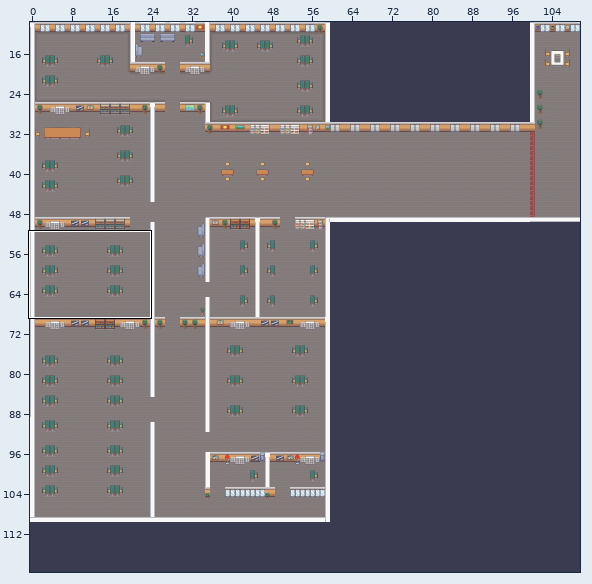
One commit to this Tiled map: public/assets/map/map.tmx. The picture above shows the old version from afar; the outline marks the close-up.
Close-up. Before the edit:
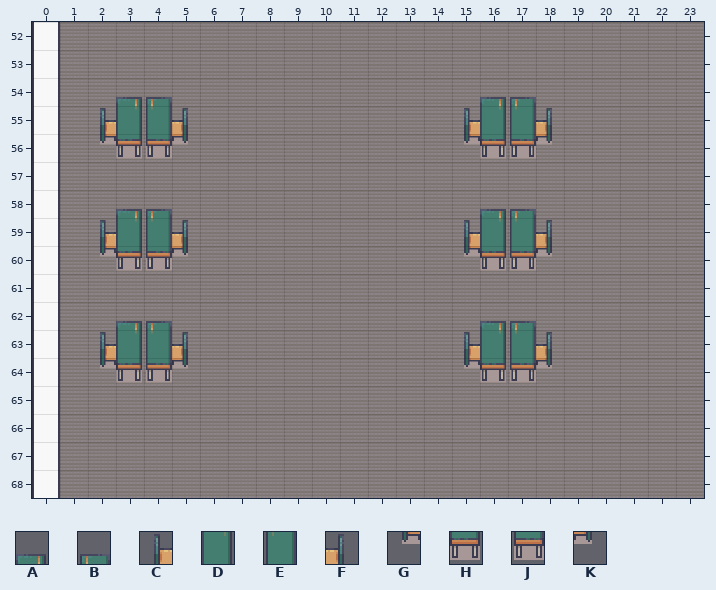
Cells are 32x32 px. Shown: x 0..23, y 52..68. The commit also changed other parts of the map, which this record leaves out.
Key: from "Interiors_free_32x32": A 568, B 571, C 583, D 584, E 587, F 588, G 599, H 600, J 603, K 604.
_ is an empty cell.
Layers that did not change in this view are not listed.
Layer "decorations" before, first column x 0:
52 ________________________
53 ________________________
54 ___AB___________AB______
55 __CDEF_________CDEF_____
56 __GHJK_________GHJK_____
57 ________________________
58 ___AB___________AB______
59 __CDEF_________CDEF_____
60 __GHJK_________GHJK_____
61 ________________________
62 ___AB___________AB______
63 __CDEF_________CDEF_____
64 __GHJK_________GHJK_____
65 ________________________
66 ________________________
67 ________________________
68 ________________________
And afterwards:
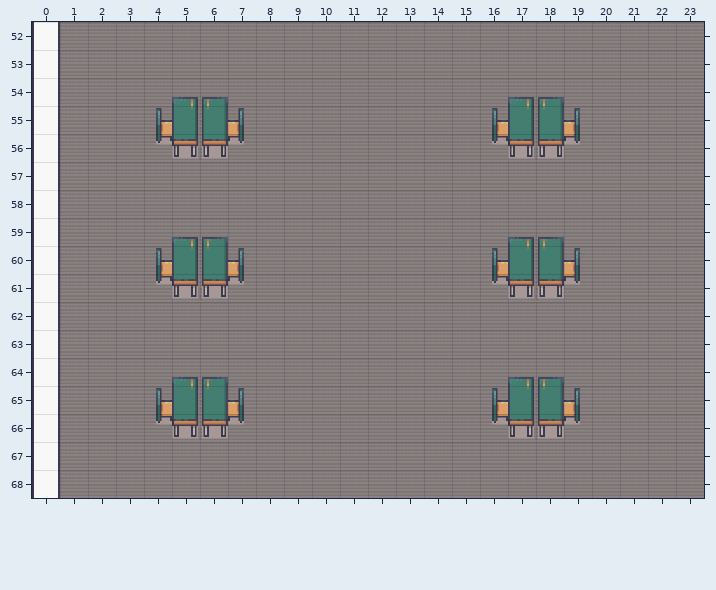
The exact change:
Changed rows in their new state; . is an unchanged cell.
Layer "decorations":
first column x 2:
54 .__AB........._AB.
55 __CDEF......._CDEF
56 __GHJK......._GHJK
58 .__...........__..
59 ___AB........__AB.
60 __CDEF......._CDEF
61 ..GHJK........GHJK
62 .__...........__..
63 ____.........____.
64 ___AB........__AB.
65 ..CDEF........CDEF
66 ..GHJK........GHJK
Pixel boxes of the changes (left, top, right, bottom) in both close-ups:
changed: (100, 97, 244, 159)
changed: (464, 97, 580, 159)
changed: (100, 209, 244, 439)
changed: (464, 209, 580, 439)
